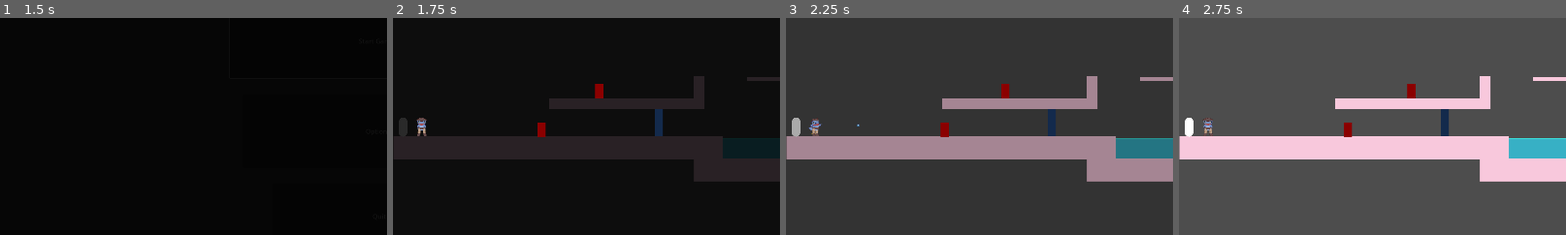
Above: before the commit, frames 1-4 (left to right).
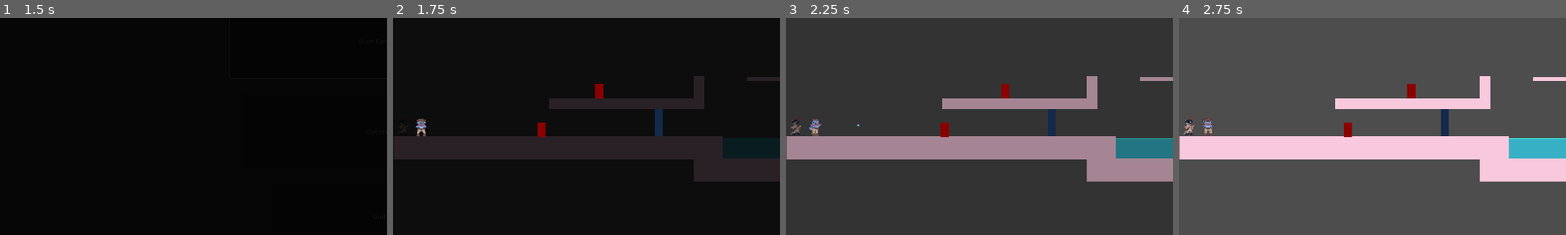
Above: after the commit, the same moments.

Repository: C0SMICSHARK/Pirate-Cats-and-Cowboy-Sharks
Game: Godot game, scene res://Scenes/Levels/main_menu.tscn
Same seed, same stepped clock (60 frames per second), same inputs: the game is played once before the commit and once after it. The engine's default icon, where the game draws it, is replaced by a stand-in: a white triangle on a blue panel in a dark square.
Inputs (mouse positions are % of the whole screen's width and height, from its top left):
- Up to frame 1 (1.5 s): click "Start Game" at 0.5 s; click "Start Game" at 1.25 s
- Up to frame 2 (1.75 s): no input
- Up to frame 3 (2.25 s): move the mouse to (72, 45) at 2.02 s; click (72, 45) at 2.1 s
- Up to frame 4 (2.75 s): no input
The pictures show only the part of the screen within x 0-50%, y 28-78%; the shares and areas given below are measured in that part.

Frame 1 is identical in both runs. In frame 2, 0.2% of the frame differs, in the area x 1-9%, y 45-55%; in frame 3, 0.2%; in frame 4, 0.2%.

Commit message:
Cat Animations implemented

Diff:
--- a/Scenes/Objects/player_1.tscn
+++ b/Scenes/Objects/player_1.tscn
@@ -1,8 +1,174 @@
-[gd_scene load_steps=5 format=3 uid="uid://dksykscfxj8rk"]
+[gd_scene load_steps=29 format=3 uid="uid://dksykscfxj8rk"]
 
 [ext_resource type="Script" uid="uid://pdp0rkxp8kog" path="res://Scripts/Player1.gd" id="1_2mvbs"]
-
-[sub_resource type="CapsuleMesh" id="CapsuleMesh_r7fgb"]
+[ext_resource type="Texture2D" uid="uid://b5rde1hhxtymo" path="res://Assets/Cat/idle_spritesheet.png" id="2_0douk"]
+[ext_resource type="Texture2D" uid="uid://ff31qakjksyp" path="res://Assets/Cat/right_jump_spritesheet.png" id="3_kafha"]
+[ext_resource type="Texture2D" uid="uid://lvcbmpt2a15c" path="res://Assets/Cat/right_walk_spritesheet.png" id="4_8nnth"]
+
+[sub_resource type="AtlasTexture" id="AtlasTexture_kafha"]
+atlas = ExtResource("2_0douk")
+region = Rect2(0, 0, 900, 900)
+
+[sub_resource type="AtlasTexture" id="AtlasTexture_8nnth"]
+atlas = ExtResource("2_0douk")
+region = Rect2(900, 0, 900, 900)
+
+[sub_resource type="AtlasTexture" id="AtlasTexture_qoejl"]
+atlas = ExtResource("2_0douk")
+region = Rect2(1800, 0, 900, 900)
+
+[sub_resource type="AtlasTexture" id="AtlasTexture_12rfu"]
+atlas = ExtResource("2_0douk")
+region = Rect2(2700, 0, 900, 900)
+
+[sub_resource type="AtlasTexture" id="AtlasTexture_0vr67"]
+atlas = ExtResource("3_kafha")
+region = Rect2(0, 0, 900, 900)
+
+[sub_resource type="AtlasTexture" id="AtlasTexture_4dow7"]
+atlas = ExtResource("3_kafha")
+region = Rect2(900, 0, 900, 900)
+
+[sub_resource type="AtlasTexture" id="AtlasTexture_al3y4"]
+atlas = ExtResource("3_kafha")
+region = Rect2(1800, 0, 900, 900)
+
+[sub_resource type="AtlasTexture" id="AtlasTexture_4f410"]
+atlas = ExtResource("3_kafha")
+region = Rect2(2700, 0, 900, 900)
+
+[sub_resource type="AtlasTexture" id="AtlasTexture_m10f4"]
+atlas = ExtResource("3_kafha")
+region = Rect2(3600, 0, 900, 900)
+
+[sub_resource type="AtlasTexture" id="AtlasTexture_lmrqu"]
+atlas = ExtResource("3_kafha")
+region = Rect2(4500, 0, 900, 900)
+
+[sub_resource type="AtlasTexture" id="AtlasTexture_wbr66"]
+atlas = ExtResource("3_kafha")
+region = Rect2(5400, 0, 900, 900)
+
+[sub_resource type="AtlasTexture" id="AtlasTexture_ifcvy"]
+atlas = ExtResource("3_kafha")
+region = Rect2(6300, 0, 900, 900)
+
+[sub_resource type="AtlasTexture" id="AtlasTexture_4ihub"]
+atlas = ExtResource("3_kafha")
+region = Rect2(7200, 0, 900, 900)
+
+[sub_resource type="AtlasTexture" id="AtlasTexture_ln8yc"]
+atlas = ExtResource("4_8nnth")
+region = Rect2(0, 0, 900, 900)
+
+[sub_resource type="AtlasTexture" id="AtlasTexture_as4di"]
+atlas = ExtResource("4_8nnth")
+region = Rect2(900, 0, 900, 900)
+
+[sub_resource type="AtlasTexture" id="AtlasTexture_pj8q4"]
+atlas = ExtResource("4_8nnth")
+region = Rect2(1800, 0, 900, 900)
+
+[sub_resource type="AtlasTexture" id="AtlasTexture_xgkgh"]
+atlas = ExtResource("4_8nnth")
+region = Rect2(2700, 0, 900, 900)
+
+[sub_resource type="AtlasTexture" id="AtlasTexture_e63fm"]
+atlas = ExtResource("4_8nnth")
+region = Rect2(3600, 0, 900, 900)
+
+[sub_resource type="AtlasTexture" id="AtlasTexture_5l83b"]
+atlas = ExtResource("4_8nnth")
+region = Rect2(4500, 0, 900, 900)
+
+[sub_resource type="AtlasTexture" id="AtlasTexture_60y8p"]
+atlas = ExtResource("4_8nnth")
+region = Rect2(5400, 0, 900, 900)
+
+[sub_resource type="AtlasTexture" id="AtlasTexture_ks5xc"]
+atlas = ExtResource("4_8nnth")
+region = Rect2(6300, 0, 900, 900)
+
+[sub_resource type="SpriteFrames" id="SpriteFrames_0vr67"]
+animations = [{
+"frames": [{
+"duration": 1.0,
+"texture": SubResource("AtlasTexture_kafha")
+}, {
+"duration": 1.0,
+"texture": SubResource("AtlasTexture_8nnth")
+}, {
+"duration": 1.0,
+"texture": SubResource("AtlasTexture_qoejl")
+}, {
+"duration": 1.0,
+"texture": SubResource("AtlasTexture_12rfu")
+}],
+"loop": true,
+"name": &"Idle",
+"speed": 5.0
+}, {
+"frames": [{
+"duration": 1.0,
+"texture": SubResource("AtlasTexture_0vr67")
+}, {
+"duration": 1.0,
+"texture": SubResource("AtlasTexture_4dow7")
+}, {
+"duration": 1.0,
+"texture": SubResource("AtlasTexture_al3y4")
+}, {
+"duration": 1.0,
+"texture": SubResource("AtlasTexture_4f410")
+}, {
+"duration": 1.0,
+"texture": SubResource("AtlasTexture_m10f4")
+}, {
+"duration": 1.0,
+"texture": SubResource("AtlasTexture_lmrqu")
+}, {
+"duration": 1.0,
+"texture": SubResource("AtlasTexture_wbr66")
+}, {
+"duration": 1.0,
+"texture": SubResource("AtlasTexture_ifcvy")
+}, {
+"duration": 1.0,
+"texture": SubResource("AtlasTexture_4ihub")
+}],
+"loop": true,
+"name": &"Jump",
+"speed": 10.0
+}, {
+"frames": [{
+"duration": 1.0,
+"texture": SubResource("AtlasTexture_ln8yc")
+}, {
+"duration": 1.0,
+"texture": SubResource("AtlasTexture_as4di")
+}, {
+"duration": 1.0,
+"texture": SubResource("AtlasTexture_pj8q4")
+}, {
+"duration": 1.0,
+"texture": SubResource("AtlasTexture_xgkgh")
+}, {
+"duration": 1.0,
+"texture": SubResource("AtlasTexture_e63fm")
+}, {
+"duration": 1.0,
+"texture": SubResource("AtlasTexture_5l83b")
+}, {
+"duration": 1.0,
+"texture": SubResource("AtlasTexture_60y8p")
+}, {
+"duration": 1.0,
+"texture": SubResource("AtlasTexture_ks5xc")
+}],
+"loop": true,
+"name": &"Walk",
+"speed": 15.0
+}]
 
 [sub_resource type="CapsuleShape2D" id="CapsuleShape2D_r7fgb"]
 radius = 6.0
@@ -19,10 +185,11 @@
 collision_mask = 17
 script = ExtResource("1_2mvbs")
 
-[node name="MeshInstance2D" type="MeshInstance2D" parent="CharacterBody2D"]
-position = Vector2(-2.9802322e-08, 1)
-scale = Vector2(12.000001, 13.000002)
-mesh = SubResource("CapsuleMesh_r7fgb")
+[node name="AnimatedSprite2D" type="AnimatedSprite2D" parent="CharacterBody2D"]
+position = Vector2(-1, -2)
+scale = Vector2(0.03378336, 0.03378336)
+sprite_frames = SubResource("SpriteFrames_0vr67")
+animation = &"Idle"
 
 [node name="CollisionShape2D" type="CollisionShape2D" parent="CharacterBody2D"]
 position = Vector2(0, 1)
--- a/Scenes/Objects/player_2.tscn
+++ b/Scenes/Objects/player_2.tscn
@@ -89,7 +89,7 @@
 "duration": 1.0,
 "texture": ExtResource("5_bth63")
 }],
-"loop": false,
+"loop": true,
 "name": &"Idle",
 "speed": 5.0
 }, {
@@ -203,7 +203,9 @@
 position = Vector2(1.8125, 0.9750099)
 scale = Vector2(0.258125, 0.25812507)
 sprite_frames = SubResource("SpriteFrames_8os5a")
-animation = &"Shoot"
+animation = &"Idle"
+frame = 2
+frame_progress = 0.54315764
 
 [node name="Hitbox" type="CollisionShape2D" parent="CharacterBody2D"]
 shape = SubResource("CapsuleShape2D_a3adp")
--- a/Scripts/Player1.gd
+++ b/Scripts/Player1.gd
@@ -25,13 +25,22 @@
 	# Handle jump.
 	if Input.is_action_just_pressed("JUMP_P1") and is_on_floor():
 		velocity.y = JUMP_VELOCITY
+		$AnimatedSprite2D.play("Jump")
 
 	#Movement
 	var direction := Input.get_axis("LEFT_P1", "RIGHT_P1")
 	if direction:
 		velocity.x = direction * SPEED
+		$AnimatedSprite2D.play("Walk")
 	else:
 		velocity.x = move_toward(velocity.x, 0, SPEED)
+		$AnimatedSprite2D.play("Idle")#
+
+	if Input.is_action_just_pressed("LEFT_P1"):
+		$AnimatedSprite2D.flip_h = true
+
+	if Input.is_action_just_pressed("RIGHT_P1"):
+		$AnimatedSprite2D.flip_h = false
 
 	#Dash Mechanic:
 	if Input.is_action_just_pressed("DASH") and not dashing:
Binary file added: Assets/Cat/idle_spritesheet.png
Not shown, added: Assets/Cat/idle_spritesheet.png.import
Binary file added: Assets/Cat/right_jump_spritesheet.png
Not shown, added: Assets/Cat/right_jump_spritesheet.png.import
Binary file added: Assets/Cat/right_walk_spritesheet.png
Not shown, added: Assets/Cat/right_walk_spritesheet.png.import
